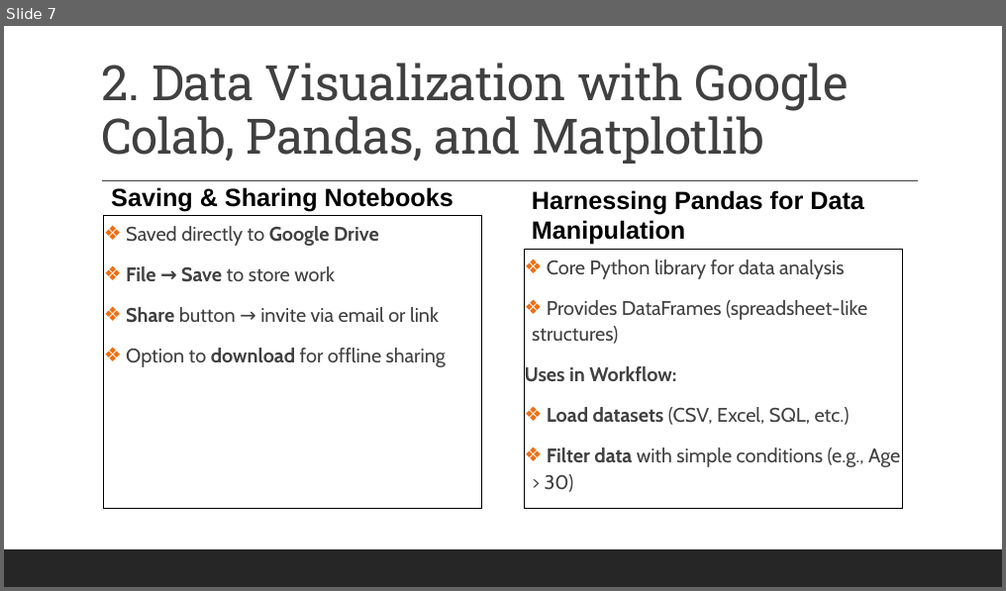
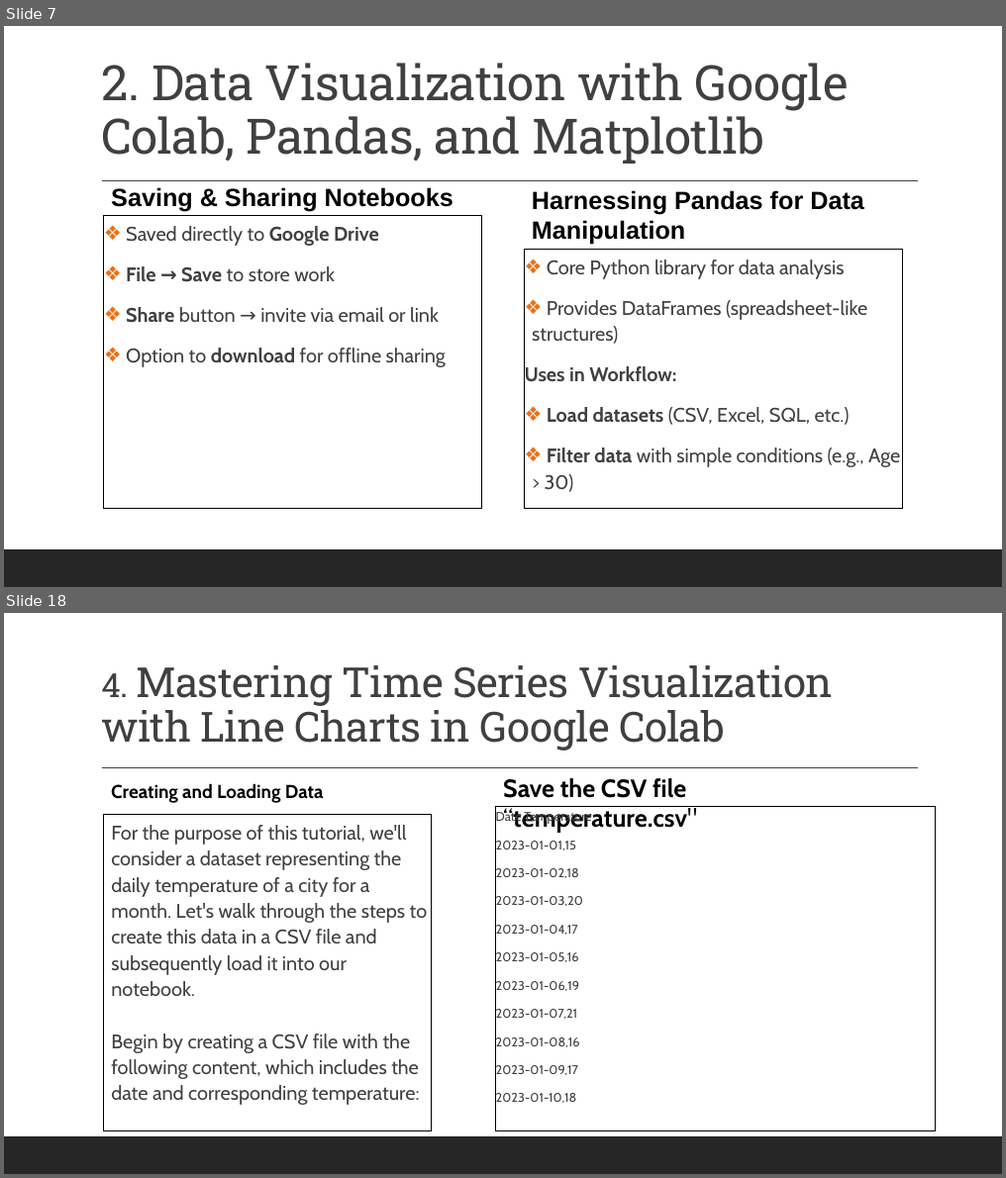
Before and after one commit to MikkoDT/MexEE402_AI, a slide deck: Lectures/II_Data_Visualization_with_Python.pptx. Shown one above the other, each under a label of ours: slide 7 before the commit, slides 7 and 18 after it; the slides between them are not shown. The pictures are 1006x591 and 1006x1178 pixels, drawn with LibreOffice and Linux fonts; fonts in the diff are those of the drawing. Boxes give left, top, right and bottom in pixels: in the first picture for what was removed or moved away, otherwise in the second. Text is boxed around its words. In the diff, an @@ line names an element or a change of style, - is before the commit and + after.

```diff
--- a/Lectures/II_Data_Visualization_with_Python.pptx
+++ b/Lectures/II_Data_Visualization_with_Python.pptx
@@ slide 18 added at <box>4,613,1002,1174</box>, background #FFFFFF; not listed: 2 template elements that a slide beside it also shows @@
@@ title added at <box>101,665,833,751</box>, 40 pt, text #404040 @@
+4. Mastering Time Series Visualization with Line Charts in Google Colab
@@ text added at <box>111,783,324,803</box>, 18 pt, text #000000, bold @@
+Creating and Loading Data
@@ text added at <box>503,778,697,833</box>, 24 pt, text #000000, bold @@
+Save the CSV file “temperature.csv"
@@ text added at <box>104,814,432,1132</box>, outline #000000 0.75 pt, 19 pt, text #404040 @@
+  For the purpose of this tutorial, we'll consider a dataset representing the daily temperature of a city for a month. Let's walk through the steps to create this data in a CSV file and subsequently load it into our notebook.
+  Begin by creating a CSV file with the following content, which includes the date and corresponding temperature:
@@ rectangle added at <box>496,807,936,1132</box>, outline #000000 0.75 pt, 12.1 pt, text #404040 @@
+Date,Temperature
+2023-01-01,15
+2023-01-02,18
+2023-01-03,20
+2023-01-04,17
+2023-01-05,16
+2023-01-06,19
+2023-01-07,21
+2023-01-08,16
+2023-01-09,17
+2023-01-10,18
```
Also in this commit, not shown: 14 other slides added, 3 other files.
